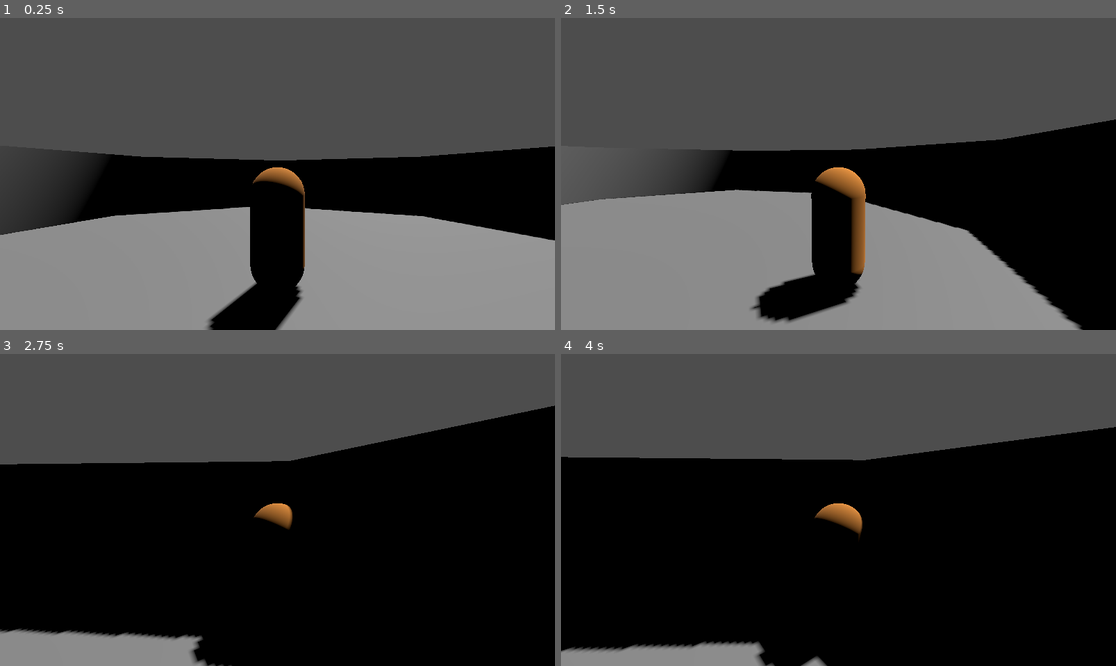
Above: before the commit, frames 1-4 (two rows, left to right).
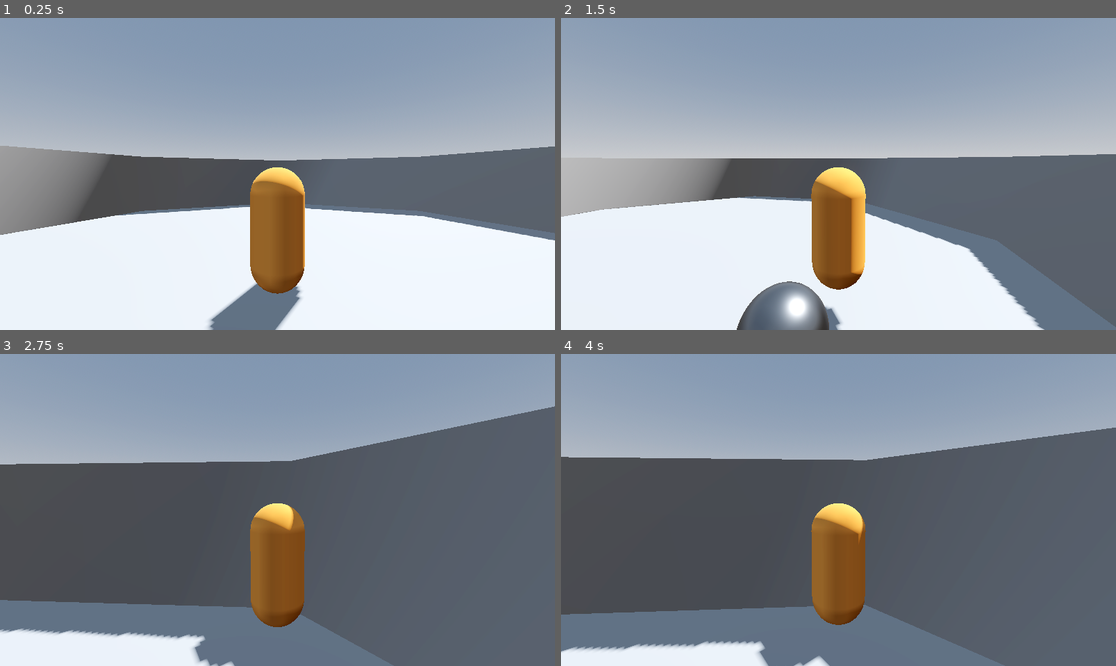
Above: after the commit, the same moments.

Repository: Lightgarden-713/Pavojam
Game: Godot game, scene res://scenes/level.tscn
The game is run twice, just before and just after one commit, with the same random seed, the same clock (stepped at 60 frames per second) and the same inputs.
Inputs (mouse positions are in pixels of both pictures, inside the frame that each line leads up to):
- Up to frame 1 (0.25 s): no input
- Up to frame 2 (1.5 s): tap Enter (ui_accept) at 0.5, 0.77 s; move the mouse to (960, 158) at 0.52 s; hold Right (ui_right) 0.53-1.28 s; click (960, 158) at 0.67 s; move the mouse to (810, 174) at 1.27 s; hold Up (ui_up) from 1.28 s (still down)
- Up to frame 3 (2.75 s): keep holding Up (ui_up); tap Enter (ui_accept) at 1.52 s; move the mouse to (288, 503) at 2.02 s
- Up to frame 4 (4 s): keep holding Up (ui_up); move the mouse to (832, 516) at 2.77 s; click (832, 516) at 2.92 s; tap Enter (ui_accept) at 3.02, 3.77 s; move the mouse to (877, 513) at 3.52 s

The runs differ from the first frame. In frame 1, 100% of the frame differs, in the area x 0-100%, y 0-100%; in frame 2, 99%; in frame 3, 100%; in frame 4, 100%.

Commit message:
add enemy scene and put floor inside navRegion3D

Diff:
--- a/project.godot
+++ b/project.godot
@@ -15,6 +15,45 @@
 config/features=PackedStringArray("4.5", "Forward Plus")
 config/icon="res://icon.svg"
 
+[global_group]
+
+enemies=""
+
+[input]
+
+ui_left={
+"deadzone": 0.5,
+"events": [Object(InputEventKey,"resource_local_to_scene":false,"resource_name":"","device":0,"window_id":0,"alt_pressed":false,"shift_pressed":false,"ctrl_pressed":false,"meta_pressed":false,"pressed":false,"keycode":4194319,"physical_keycode":0,"key_label":0,"unicode":0,"location":0,"echo":false,"script":null)
+, Object(InputEventJoypadButton,"resource_local_to_scene":false,"resource_name":"","device":0,"button_index":13,"pressure":0.0,"pressed":false,"script":null)
+, Object(InputEventJoypadMotion,"resource_local_to_scene":false,"resource_name":"","device":0,"axis":0,"axis_value":-1.0,"script":null)
+, Object(InputEventKey,"resource_local_to_scene":false,"resource_name":"","device":-1,"window_id":0,"alt_pressed":false,"shift_pressed":false,"ctrl_pressed":false,"meta_pressed":false,"pressed":false,"keycode":0,"physical_keycode":65,"key_label":0,"unicode":97,"location":0,"echo":false,"script":null)
+]
+}
+ui_right={
+"deadzone": 0.5,
+"events": [Object(InputEventKey,"resource_local_to_scene":false,"resource_name":"","device":0,"window_id":0,"alt_pressed":false,"shift_pressed":false,"ctrl_pressed":false,"meta_pressed":false,"pressed":false,"keycode":4194321,"physical_keycode":0,"key_label":0,"unicode":0,"location":0,"echo":false,"script":null)
+, Object(InputEventJoypadButton,"resource_local_to_scene":false,"resource_name":"","device":0,"button_index":14,"pressure":0.0,"pressed":false,"script":null)
+, Object(InputEventJoypadMotion,"resource_local_to_scene":false,"resource_name":"","device":0,"axis":0,"axis_value":1.0,"script":null)
+, Object(InputEventKey,"resource_local_to_scene":false,"resource_name":"","device":-1,"window_id":0,"alt_pressed":false,"shift_pressed":false,"ctrl_pressed":false,"meta_pressed":false,"pressed":false,"keycode":0,"physical_keycode":68,"key_label":0,"unicode":100,"location":0,"echo":false,"script":null)
+]
+}
+ui_up={
+"deadzone": 0.5,
+"events": [Object(InputEventKey,"resource_local_to_scene":false,"resource_name":"","device":0,"window_id":0,"alt_pressed":false,"shift_pressed":false,"ctrl_pressed":false,"meta_pressed":false,"pressed":false,"keycode":4194320,"physical_keycode":0,"key_label":0,"unicode":0,"location":0,"echo":false,"script":null)
+, Object(InputEventJoypadButton,"resource_local_to_scene":false,"resource_name":"","device":0,"button_index":11,"pressure":0.0,"pressed":false,"script":null)
+, Object(InputEventJoypadMotion,"resource_local_to_scene":false,"resource_name":"","device":0,"axis":1,"axis_value":-1.0,"script":null)
+, Object(InputEventKey,"resource_local_to_scene":false,"resource_name":"","device":-1,"window_id":0,"alt_pressed":false,"shift_pressed":false,"ctrl_pressed":false,"meta_pressed":false,"pressed":false,"keycode":0,"physical_keycode":87,"key_label":0,"unicode":119,"location":0,"echo":false,"script":null)
+]
+}
+ui_down={
+"deadzone": 0.5,
+"events": [Object(InputEventKey,"resource_local_to_scene":false,"resource_name":"","device":0,"window_id":0,"alt_pressed":false,"shift_pressed":false,"ctrl_pressed":false,"meta_pressed":false,"pressed":false,"keycode":4194322,"physical_keycode":0,"key_label":0,"unicode":0,"location":0,"echo":false,"script":null)
+, Object(InputEventJoypadButton,"resource_local_to_scene":false,"resource_name":"","device":0,"button_index":12,"pressure":0.0,"pressed":false,"script":null)
+, Object(InputEventJoypadMotion,"resource_local_to_scene":false,"resource_name":"","device":0,"axis":1,"axis_value":1.0,"script":null)
+, Object(InputEventKey,"resource_local_to_scene":false,"resource_name":"","device":-1,"window_id":0,"alt_pressed":false,"shift_pressed":false,"ctrl_pressed":false,"meta_pressed":false,"pressed":false,"keycode":0,"physical_keycode":83,"key_label":0,"unicode":115,"location":0,"echo":false,"script":null)
+]
+}
+
 [physics]
 
 3d/physics_engine="Jolt Physics"
--- /dev/null
+++ b/scenes/enemies/GenericEnemy.tscn
@@ -0,0 +1,25 @@
+[gd_scene load_steps=5 format=3 uid="uid://bpyrd5tkn71c4"]
+
+[ext_resource type="Script" uid="uid://bdpolb3mvo6l4" path="res://scenes/enemies/generic_enemy.gd" id="1_s1b0o"]
+
+[sub_resource type="SphereShape3D" id="SphereShape3D_5dc1e"]
+
+[sub_resource type="StandardMaterial3D" id="StandardMaterial3D_s1b0o"]
+albedo_color = Color(0.5106012, 0.5106013, 0.5106012, 1)
+metallic = 1.0
+roughness = 0.3
+
+[sub_resource type="SphereMesh" id="SphereMesh_w5208"]
+material = SubResource("StandardMaterial3D_s1b0o")
+
+[node name="GenericEnemy" type="CharacterBody3D" groups=["enemies"]]
+script = ExtResource("1_s1b0o")
+speed = 10.0
+
+[node name="CollisionShape3D" type="CollisionShape3D" parent="."]
+shape = SubResource("SphereShape3D_5dc1e")
+
+[node name="NavigationAgent3D" type="NavigationAgent3D" parent="."]
+
+[node name="MeshInstance3D" type="MeshInstance3D" parent="."]
+mesh = SubResource("SphereMesh_w5208")
--- /dev/null
+++ b/scenes/enemies/generic_enemy.gd
@@ -0,0 +1,24 @@
+extends CharacterBody3D
+
+@onready var nav_agent = $NavigationAgent3D
+@export var speed = 1.0
+
+func _physics_process(delta):
+	# Add gravity
+	if not is_on_floor():
+		velocity.y -= 9.8 * delta
+
+	# Get the next location on the path to the target
+	var current_location = global_transform.origin
+	var next_location = nav_agent.get_next_path_position()
+
+	# Calculate velocity towards that point
+	var new_velocity = (next_location - current_location).normalized() * speed
+	velocity.x = new_velocity.x
+	velocity.z = new_velocity.z
+
+	move_and_slide()
+
+# Call this from your main level script or a timer to update where the enemy wants to go
+func update_target_location(target_position):
+	nav_agent.target_position = target_position
--- /dev/null
+++ b/scenes/level.gd
@@ -0,0 +1,11 @@
+extends Node3D
+
+
+@onready var player_body = $Player/ProtoController
+
+# Called when the node enters the scene tree for the first time.
+func _ready() -> void:
+	pass
+
+func _physics_process(delta):
+	get_tree().call_group("enemies", "update_target_location", player_body.global_position)
--- a/scenes/level.tscn
+++ b/scenes/level.tscn
@@ -1,6 +1,25 @@
-[gd_scene load_steps=4 format=3 uid="uid://cor8id61tymqq"]
+[gd_scene load_steps=10 format=3 uid="uid://cor8id61tymqq"]
 
 [ext_resource type="PackedScene" uid="uid://bgkd7d3lm3qye" path="res://scenes/player.tscn" id="1_2q6dc"]
+[ext_resource type="Script" uid="uid://x5pg580jet5v" path="res://scenes/level.gd" id="1_w8frs"]
+[ext_resource type="PackedScene" uid="uid://bpyrd5tkn71c4" path="res://scenes/enemies/GenericEnemy.tscn" id="2_w7c3h"]
+
+[sub_resource type="ProceduralSkyMaterial" id="ProceduralSkyMaterial_w7c3h"]
+sky_horizon_color = Color(0.66224277, 0.6717428, 0.6867428, 1)
+ground_horizon_color = Color(0.66224277, 0.6717428, 0.6867428, 1)
+
+[sub_resource type="Sky" id="Sky_w8frs"]
+sky_material = SubResource("ProceduralSkyMaterial_w7c3h")
+
+[sub_resource type="Environment" id="Environment_mx8sn"]
+background_mode = 2
+sky = SubResource("Sky_w8frs")
+tonemap_mode = 2
+glow_enabled = true
+
+[sub_resource type="NavigationMesh" id="NavigationMesh_w8frs"]
+vertices = PackedVector3Array(-14.543308, 0.5059633, -14.480056, -14.543308, 0.5059633, 14.519944, 14.456692, 0.5059633, 14.519944, 14.456692, 0.5059633, -14.480056)
+polygons = [PackedInt32Array(3, 2, 0), PackedInt32Array(0, 2, 1)]
 
 [sub_resource type="PlaneMesh" id="PlaneMesh_2q6dc"]
 size = Vector2(10, 10)
@@ -8,29 +27,41 @@
 [sub_resource type="WorldBoundaryShape3D" id="WorldBoundaryShape3D_2q6dc"]
 
 [node name="Node3D" type="Node3D"]
+script = ExtResource("1_w8frs")
+
+[node name="WorldEnvironment" type="WorldEnvironment" parent="."]
+environment = SubResource("Environment_mx8sn")
 
 [node name="DirectionalLight3D" type="DirectionalLight3D" parent="."]
 transform = Transform3D(-0.8660254, -0.43301278, 0.25, 0, 0.49999997, 0.86602545, -0.50000006, 0.75, -0.43301266, -3.6191678, 5.922341, -25.540798)
 shadow_enabled = true
 
-[node name="Floor" type="MeshInstance3D" parent="."]
+[node name="NavigationRegion3D" type="NavigationRegion3D" parent="."]
+navigation_mesh = SubResource("NavigationMesh_w8frs")
+
+[node name="Floor" type="MeshInstance3D" parent="NavigationRegion3D"]
 transform = Transform3D(-3.0000002, 0, -2.6226834e-07, 0, 3.0000002, 0, 2.6226834e-07, 0, -3.0000002, -0.043305874, 0.0059633255, 0.01994586)
 mesh = SubResource("PlaneMesh_2q6dc")
+skeleton = NodePath("../..")
 
-[node name="StaticBody3D" type="StaticBody3D" parent="Floor"]
+[node name="StaticBody3D" type="StaticBody3D" parent="NavigationRegion3D/Floor"]
 
-[node name="CollisionShape3D" type="CollisionShape3D" parent="Floor/StaticBody3D"]
+[node name="CollisionShape3D" type="CollisionShape3D" parent="NavigationRegion3D/Floor/StaticBody3D"]
 shape = SubResource("WorldBoundaryShape3D_2q6dc")
+
+[node name="CSGCylinder3D" type="CSGCylinder3D" parent="NavigationRegion3D"]
+use_collision = true
+radius = 10.0
+height = 5.0
+
+[node name="CSGCylinder3D2" type="CSGCylinder3D" parent="NavigationRegion3D/CSGCylinder3D"]
+operation = 2
+radius = 9.0
+height = 5.0
 
 [node name="Player" parent="." instance=ExtResource("1_2q6dc")]
 transform = Transform3D(1, 0, 0, 0, 1, 0, 0, 0, 1, -0.15679836, 0, -0.0053617954)
 
-[node name="CSGCylinder3D" type="CSGCylinder3D" parent="."]
-use_collision = true
-radius = 10.0
-height = 5.0
-
-[node name="CSGCylinder3D2" type="CSGCylinder3D" parent="CSGCylinder3D"]
-operation = 2
-radius = 9.0
-height = 5.0
+[node name="GenericEnemy" parent="." instance=ExtResource("2_w7c3h")]
+transform = Transform3D(1, 0, 0, 0, 1, 0, 0, 0, 1, 5.194378, 0.5059633, -0.03728199)
+speed = 1.0
Not shown, added: scenes/enemies/generic_enemy.gd.uid
Not shown, added: scenes/level.gd.uid
